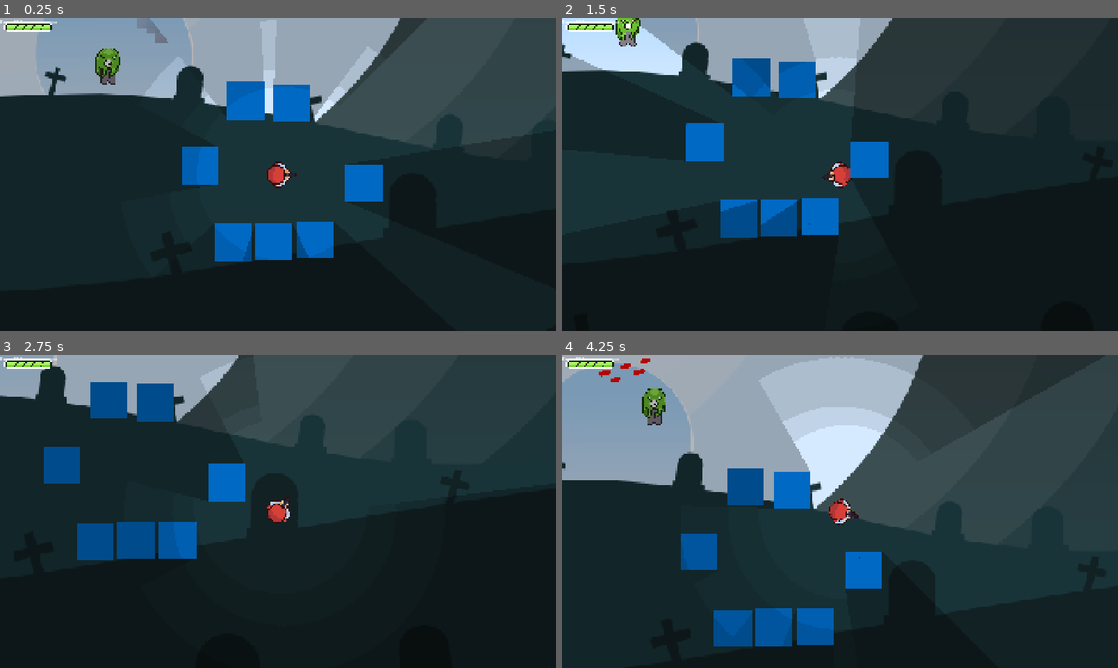
Above: before the commit, frames 1-4 (two rows, left to right).
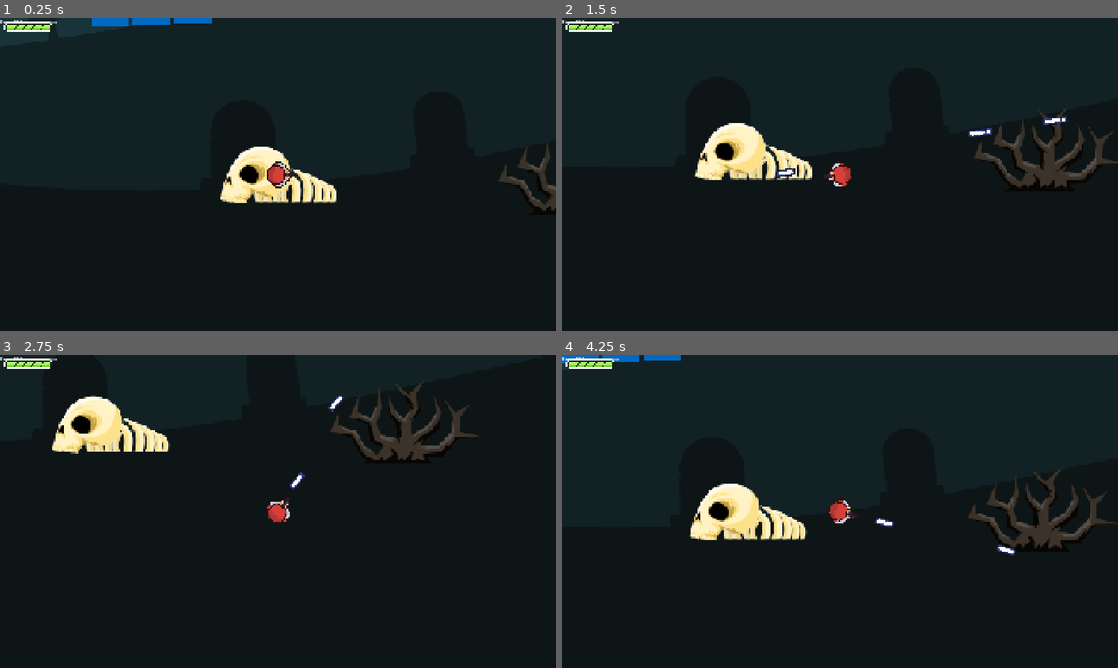
Above: after the commit, the same moments.

Repository: gsmereka/42-Game-Jam
Game: Godot game, scene res://Scenes/Game/Placeholder/Placeholder.tscn
Two runs of this game, one before a commit and one after it. Both use one fixed random seed, a clock stepped at 60 frames per second and the inputs below. This scene is started directly instead of the project's main scene.
Inputs (mouse positions are in pixels of both pictures, inside the frame that each line leads up to):
- Up to frame 1 (0.25 s): no input
- Up to frame 2 (1.5 s): tap Enter (ui_accept) at 0.5, 0.77 s; move the mouse to (962, 158) at 0.52 s; press the mouse at (962, 158) at 0.53 s; hold Right (ui_right) 0.53-1.28 s; move the mouse to (728, 190) at 1.27 s; release the mouse at (728, 190) at 1.28 s; hold Down (ui_down) from 1.28 s (still down); click (728, 190) at 1.35 s
- Up to frame 3 (2.75 s): tap Enter (ui_accept) at 1.52 s; move the mouse to (333, 442) at 2.02 s; release Down (ui_down) at 2.03 s; press the mouse at (333, 442) at 2.03 s; hold Right (ui_right) from 2.03 s (still down)
- Up to frame 4 (4.25 s): move the mouse to (812, 574) at 2.77 s; release Right (ui_right) at 2.78 s; release the mouse at (812, 574) at 2.78 s; hold Up (ui_up) 2.78-3.53 s; click (812, 574) at 2.85 s; tap Enter (ui_accept) at 3.02, 3.77 s; move the mouse to (1006, 558) at 3.52 s; press the mouse at (1006, 558) at 3.53 s; hold Left (ui_left) from 3.53 s (still down)

The runs differ from the first frame. In frame 1, 43% of the frame differs, in the area x 0-100%, y 0-78%; in frame 2, 29%; in frame 3, 40%; in frame 4, 63%, in the area x 0-100%, y 0-94%.

Commit message:
feature update: player

Diff:
--- a/Bullet.tscn
+++ b/Bullet.tscn
@@ -22,6 +22,7 @@
 }]
 
 [node name="Bullet" type="CharacterBody2D"]
+collision_layer = 0
 script = ExtResource("1_4s4u5")
 
 [node name="CollisionShape2D" type="CollisionShape2D" parent="."]
--- a/Scenes/Game/Placeholder/Placeholder.tscn
+++ b/Scenes/Game/Placeholder/Placeholder.tscn
@@ -9,10 +9,50 @@
 [ext_resource type="PackedScene" uid="uid://bffcrsi3nfqqb" path="res://Scenes/Game/characters/Player/player.tscn" id="8_2pcka"]
 [ext_resource type="PackedScene" uid="uid://bqj85e0r6dsgb" path="res://Scenes/Game/objects/wall.tscn" id="8_5gvfw"]
 [ext_resource type="Texture2D" uid="uid://6cdj5gainca4" path="res://Assets/Enemy/enemyGlitch.png" id="9_2pcka"]
-[ext_resource type="PackedScene" uid="uid://c1bjugus23qgr" path="res://Scenes/Game/characters/enemy/one.tscn" id="9_avkug"]
+[ext_resource type="Script" uid="uid://67s0jw6qy52" path="res://Scenes/Game/characters/enemy/character_body_2d.gd" id="9_upuv6"]
+[ext_resource type="Texture2D" uid="uid://bdi0bcdlj6g81" path="res://Assets/Enemy/inimigo-rascunho-sheet.png" id="10_70v8g"]
 [ext_resource type="Texture2D" uid="uid://chr5jrgv7cr21" path="res://Assets/Objects/pegadas vermelhas.png" id="10_avkug"]
 
 [sub_resource type="CanvasItemMaterial" id="CanvasItemMaterial_5gvfw"]
+
+[sub_resource type="AtlasTexture" id="AtlasTexture_07ejs"]
+atlas = ExtResource("10_70v8g")
+region = Rect2(0, 0, 32, 32)
+
+[sub_resource type="AtlasTexture" id="AtlasTexture_yue1n"]
+atlas = ExtResource("10_70v8g")
+region = Rect2(32, 0, 32, 32)
+
+[sub_resource type="AtlasTexture" id="AtlasTexture_bc8et"]
+atlas = ExtResource("10_70v8g")
+region = Rect2(64, 0, 32, 32)
+
+[sub_resource type="AtlasTexture" id="AtlasTexture_ltw0p"]
+atlas = ExtResource("10_70v8g")
+region = Rect2(96, 0, 32, 32)
+
+[sub_resource type="SpriteFrames" id="SpriteFrames_axcjq"]
+animations = [{
+"frames": [{
+"duration": 1.0,
+"texture": SubResource("AtlasTexture_07ejs")
+}, {
+"duration": 1.0,
+"texture": SubResource("AtlasTexture_yue1n")
+}, {
+"duration": 1.0,
+"texture": SubResource("AtlasTexture_bc8et")
+}, {
+"duration": 1.0,
+"texture": SubResource("AtlasTexture_ltw0p")
+}],
+"loop": true,
+"name": &"default",
+"speed": 9.0
+}]
+
+[sub_resource type="RectangleShape2D" id="RectangleShape2D_w3a34"]
+size = Vector2(20, 32)
 
 [sub_resource type="CanvasItemMaterial" id="CanvasItemMaterial_2pcka"]
 light_mode = 2
@@ -53,10 +93,11 @@
 position = Vector2(594, 567)
 texture = ExtResource("5_2pcka")
 
-[node name="Node2D" type="Node2D" parent="Node2D"]
-position = Vector2(488, 365)
+[node name="Player" parent="Node2D" instance=ExtResource("8_2pcka")]
+position = Vector2(594, 567)
 
-[node name="Player" parent="Node2D/Node2D" instance=ExtResource("8_2pcka")]
+[node name="StateMove" parent="Node2D/Player/StateManager" index="0"]
+fire_rate = 0.2
 
 [node name="Wall2" parent="Node2D" instance=ExtResource("8_5gvfw")]
 position = Vector2(484, 422)
@@ -79,8 +120,18 @@
 [node name="Wall8" parent="Node2D" instance=ExtResource("8_5gvfw")]
 position = Vector2(420, 357)
 
-[node name="One" parent="Node2D" instance=ExtResource("9_avkug")]
+[node name="One" type="Node2D" parent="Node2D"]
 position = Vector2(338, 274)
+
+[node name="CharacterBody2D" type="CharacterBody2D" parent="Node2D/One"]
+script = ExtResource("9_upuv6")
+
+[node name="AnimatedSprite2D" type="AnimatedSprite2D" parent="Node2D/One/CharacterBody2D"]
+sprite_frames = SubResource("SpriteFrames_axcjq")
+frame_progress = 0.0320678
+
+[node name="CollisionShape2D" type="CollisionShape2D" parent="Node2D/One/CharacterBody2D"]
+shape = SubResource("RectangleShape2D_w3a34")
 
 [node name="CanvasLayer" type="CanvasLayer" parent="."]
 
@@ -104,3 +155,5 @@
 position = Vector2(357, 201)
 rotation = 1.30963
 texture = ExtResource("10_avkug")
+
+[editable path="Node2D/Player"]
--- a/Scenes/Game/characters/Player/player.gd
+++ b/Scenes/Game/characters/Player/player.gd
@@ -7,3 +7,9 @@
 
 func _physics_process(delta: float) -> void:
 	pass
+
+
+func take_damage():
+	life -= 1
+	if life <= 0:
+		$StateManager.force_change_state("DyingState")
--- a/Scenes/Game/characters/Player/player.tscn
+++ b/Scenes/Game/characters/Player/player.tscn
@@ -1,28 +1,31 @@
-[gd_scene load_steps=20 format=3 uid="uid://bffcrsi3nfqqb"]
+[gd_scene load_steps=16 format=3 uid="uid://bffcrsi3nfqqb"]
 
 [ext_resource type="Script" uid="uid://bpgw1tdp35qy7" path="res://Scenes/Game/characters/Player/player.gd" id="1_hpoch"]
 [ext_resource type="PackedScene" uid="uid://c1diffaf2650k" path="res://Scenes/StateMachine/state_manager.tscn" id="3_42rbx"]
-[ext_resource type="Script" path="res://Scenes/Game/characters/state_move.gd" id="4_awq5b"]
-[ext_resource type="Texture2D" uid="uid://d20b5ximn260m" path="res://Assets/Utils/cw.png" id="5_42rbx"]
+[ext_resource type="Script" uid="uid://cr2u3xjfuoink" path="res://Scenes/Game/characters/state_move.gd" id="4_awq5b"]
 [ext_resource type="Texture2D" uid="uid://lw0uoa0jwwwu" path="res://Assets/player/Sprite-0002.png" id="6_42rbx"]
-[ext_resource type="Texture2D" uid="uid://c8h1c6jc3gp4x" path="res://Assets/Utils/light.png" id="6_awq5b"]
 [ext_resource type="Texture2D" uid="uid://qkgslf00aryi" path="res://Assets/ui/lifebar.png" id="7_e3wm0"]
 [ext_resource type="Script" uid="uid://k620u80y7j7n" path="res://Scenes/Game/characters/Player/animated_sprite_2d.gd" id="8_14ubd"]
 
 [sub_resource type="CircleShape2D" id="CircleShape2D_42rbx"]
 radius = 9.0
 
-[sub_resource type="OccluderPolygon2D" id="OccluderPolygon2D_ipuyi"]
-closed = false
-polygon = PackedVector2Array(0, 0, 1000, 0)
+[sub_resource type="GDScript" id="GDScript_e3wm0"]
+script/source = "extends State
 
-[sub_resource type="OccluderPolygon2D" id="OccluderPolygon2D_67hjq"]
-closed = false
-polygon = PackedVector2Array(0, -5, 0, 5)
+@export var player : Player
 
-[sub_resource type="CanvasItemMaterial" id="CanvasItemMaterial_42rbx"]
-blend_mode = 2
-light_mode = 2
+func Enter():
+	$\"../../Sprite\".hide()
+	$\"../../TelaDeMorte\".show()
+	await get_tree().create_timer(1).timeout
+	SceneLoader.load_scene(\"res://Scenes/UI/Menu/menu.tscn\", 0)
+
+
+func Physics_Update(delta):
+	pass
+		# Atira com espaço
+"
 
 [sub_resource type="AtlasTexture" id="AtlasTexture_14ubd"]
 atlas = ExtResource("7_e3wm0")
@@ -77,114 +80,38 @@
 [node name="Player" type="CharacterBody2D"]
 script = ExtResource("1_hpoch")
 
-[node name="CollisionShape2D" type="CollisionShape2D" parent="."]
-shape = SubResource("CircleShape2D_42rbx")
+[node name="Sprite" type="Node2D" parent="."]
 
-[node name="Sprite-0002" type="Sprite2D" parent="CollisionShape2D"]
+[node name="Marker2D" type="Marker2D" parent="Sprite"]
+position = Vector2(21, 0)
+
+[node name="Sprite-0002" type="Sprite2D" parent="Sprite"]
 show_behind_parent = true
 position = Vector2(3, 0)
 rotation = 1.5708
 texture = ExtResource("6_42rbx")
 
+[node name="CollisionShape2D" type="CollisionShape2D" parent="."]
+shape = SubResource("CircleShape2D_42rbx")
+
 [node name="StateManager" parent="." node_paths=PackedStringArray("initial_state") instance=ExtResource("3_42rbx")]
 initial_state = NodePath("StateMove")
 
-[node name="StateMove" type="Node2D" parent="StateManager" node_paths=PackedStringArray("player", "fov", "origin_bullet")]
+[node name="StateMove" type="Node2D" parent="StateManager" node_paths=PackedStringArray("player", "origin_bullet")]
 script = ExtResource("4_awq5b")
 player = NodePath("../..")
-fov = NodePath("../../FOV")
 origin_bullet = NodePath("Marker2D")
 fire_rate = 1.0
 
 [node name="Marker2D" type="Marker2D" parent="StateManager/StateMove"]
 position = Vector2(21, 0)
 
+[node name="DyingState" type="Node2D" parent="StateManager" node_paths=PackedStringArray("player")]
+script = SubResource("GDScript_e3wm0")
+player = NodePath("../..")
+
 [node name="Camera2D" type="Camera2D" parent="."]
 zoom = Vector2(2, 2)
-
-[node name="FOV" type="Node2D" parent="."]
-position = Vector2(-2, 0)
-
-[node name="small_l" type="PointLight2D" parent="FOV"]
-position = Vector2(-5, 0)
-blend_mode = 2
-range_item_cull_mask = 8
-shadow_enabled = true
-shadow_item_cull_mask = 8
-texture = ExtResource("5_42rbx")
-offset = Vector2(10, 0)
-texture_scale = 0.15
-
-[node name="small_l2" type="PointLight2D" parent="FOV"]
-position = Vector2(-5, 0)
-blend_mode = 2
-range_item_cull_mask = 8
-shadow_enabled = true
-shadow_item_cull_mask = 8
-texture = ExtResource("6_awq5b")
-offset = Vector2(10, 0)
-texture_scale = 1.5
-
-[node name="big_l" type="PointLight2D" parent="FOV"]
-light_mask = 3
-visibility_layer = 3
-position = Vector2(5, 0)
-blend_mode = 2
-range_item_cull_mask = 8
-shadow_enabled = true
-shadow_item_cull_mask = 8
-texture = ExtResource("5_42rbx")
-texture_scale = 3.0
-
-[node name="left" type="LightOccluder2D" parent="FOV"]
-position = Vector2(0, -5)
-rotation = -0.785398
-occluder = SubResource("OccluderPolygon2D_ipuyi")
-occluder_light_mask = 8
-
-[node name="right" type="LightOccluder2D" parent="FOV"]
-position = Vector2(0, 5)
-rotation = 0.785398
-occluder = SubResource("OccluderPolygon2D_ipuyi")
-occluder_light_mask = 8
-
-[node name="LightOccluder2D" type="LightOccluder2D" parent="FOV"]
-occluder = SubResource("OccluderPolygon2D_67hjq")
-occluder_light_mask = 8
-
-[node name="Shadows" type="CanvasGroup" parent="."]
-self_modulate = Color(1, 1, 1, 0.290196)
-z_index = 2
-
-[node name="Shadow" type="ColorRect" parent="Shadows"]
-anchors_preset = 15
-anchor_right = 1.0
-anchor_bottom = 1.0
-offset_left = -789.0
-offset_top = -585.0
-offset_right = 980.0
-offset_bottom = 543.0
-grow_horizontal = 2
-grow_vertical = 2
-size_flags_horizontal = 4
-size_flags_vertical = 4
-color = Color(0, 0, 0, 1)
-
-[node name="Mask" type="ColorRect" parent="Shadows"]
-light_mask = 8
-visibility_layer = 8
-material = SubResource("CanvasItemMaterial_42rbx")
-anchors_preset = 15
-anchor_right = 1.0
-anchor_bottom = 1.0
-offset_left = -755.0
-offset_top = -583.0
-offset_right = 1014.0
-offset_bottom = 545.0
-grow_horizontal = 2
-grow_vertical = 2
-size_flags_horizontal = 4
-size_flags_vertical = 4
 
 [node name="CanvasLayer" type="CanvasLayer" parent="."]
 
@@ -193,3 +120,5 @@
 scale = Vector2(5, 5)
 sprite_frames = SubResource("SpriteFrames_0otuc")
 script = ExtResource("8_14ubd")
+
+[node name="TelaDeMorte" type="CanvasLayer" parent="."]
--- a/Scenes/Game/characters/enemy/character_body_2d.gd
+++ b/Scenes/Game/characters/enemy/character_body_2d.gd
@@ -13,3 +13,7 @@
 	var dir = Vector2(1, -1)
 
 	position += dir * speed * delta
+
+func take_damage():
+	queue_free()
+	pass
--- a/Scenes/Game/characters/state_move.gd
+++ b/Scenes/Game/characters/state_move.gd
@@ -1,7 +1,6 @@
 extends State
 
 @export var player : Player
-@export var fov : Node2D
 @export var origin_bullet : Marker2D
 var can_shoot = true
 @export var fire_rate = 0.0
@@ -18,17 +17,19 @@
 		move(delta)
 		player.look_at(get_global_mouse_position())
 
+
 		# Atira com espaço
 
 func shoot():
 	can_shoot = false
 
 	var bullet = bullet_scene.instantiate()
+	player.get_parent().add_child(bullet)
 
 	# Direção = da arma até o mouse
 	var dir = (get_global_mouse_position() - origin_bullet.global_position).normalized()
 	bullet.setup(dir, origin_bullet.global_position)
-	get_tree().current_scene.add_child(bullet)
+
 
 	# Cooldown
 	await get_tree().create_timer(fire_rate).timeout
Not shown: 1 places in Scenes/Game/Placeholder/Placeholder.tscn that only renumber resources
